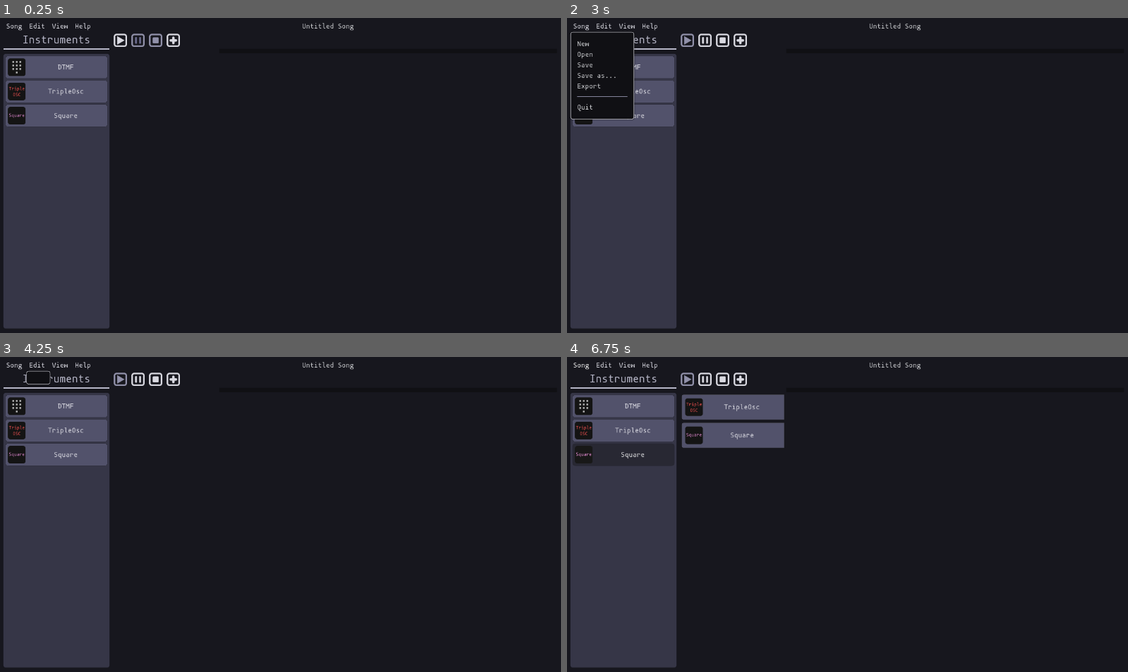
Above: before the commit, frames 1-4 (two rows, left to right).
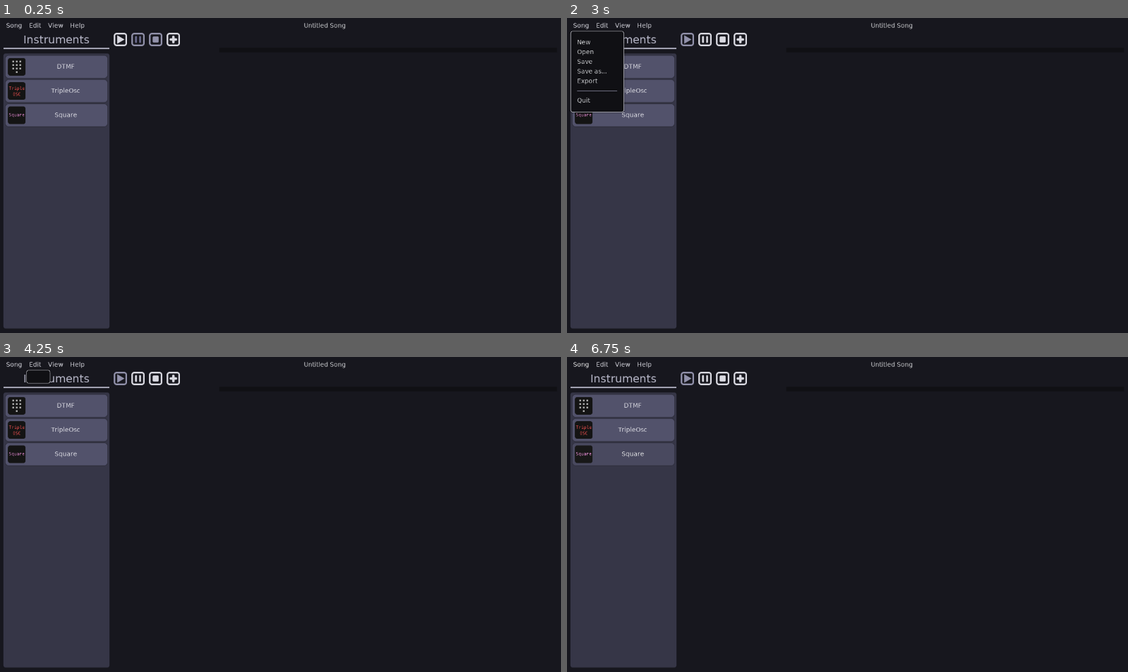
Above: after the commit, the same moments.

Repository: QuadCubedStudios/GoDAW
Game: Godot game, scene res://Main.tscn
Same seed, same stepped clock (60 frames per second), same inputs: the game is played once before the commit and once after it.
Inputs (mouse positions are in pixels of both pictures, inside the frame that each line leads up to):
- Up to frame 1 (0.25 s): no input
- Up to frame 2 (3 s): click (684, 40) at 0.5 s; click (724, 40) at 1.25 s; click (684, 40) at 2 s; click "Song" at 2.75 s
- Up to frame 3 (4.25 s): click "Edit" at 3.5 s
- Up to frame 4 (6.75 s): click "View" at 4.25 s; click "DTMF" at 5 s; click "TripleOsc" at 5.75 s; click "Square" at 6.5 s

The runs differ from the first frame. In frame 1, 1.0% of the frame differs, in the area x 0-64%, y 1-35%; in frame 2, 1.6%; in frame 3, 1.0%; in frame 4, 4.6%.

Commit message:
UI Fixes & Project switching

Diff:
--- a/Editor/Scenes/Dialogues/TrackEditor/TrackEditor.gd
+++ b/Editor/Scenes/Dialogues/TrackEditor/TrackEditor.gd
@@ -2,32 +2,24 @@
 
 signal sequence_song(sequence)
 
-onready var script_editor = $HBoxContainer/TextEdit
 
-const BASE_SONG_SCRIPT = """extends SongScript
-
-func song():
-	track("%s", [
-		# Place your notes here
-	])
-	pass"""
-
-func _popup(name):
-	if script_editor.text == "":
-		script_editor.text = BASE_SONG_SCRIPT % name
-	script_editor.clear_undo_history()
-#	data.name = name
-#	data.id = id
-	popup_centered()
-	script_editor.cursor_set_column(0)
-	script_editor.cursor_set_line(0)
-	script_editor.grab_focus()
-
-func _unpopup():
-	var file =  File.new()
-	file.open("res://song.gd", File.WRITE)
-	file.store_string(script_editor.text)
-	file.close()
-	var song: SongScript = load("res://song.gd").new()
-	song.entry()
-	emit_signal("sequence_song", song.sequence)
+#
+#func _popup(name):
+#	if script_editor.text == "":
+#		script_editor.text = BASE_SONG_SCRIPT % name
+#	script_editor.clear_undo_history()
+##	data.name = name
+##	data.id = id
+#	popup_centered()
+#	script_editor.cursor_set_column(0)
+#	script_editor.cursor_set_line(0)
+#	script_editor.grab_focus()
+#
+#func _unpopup():
+#	var file =  File.new()
+#	file.open("res://song.gd", File.WRITE)
+#	file.store_string(script_editor.text)
+#	file.close()
+#	var song: SongScript = load("res://song.gd").new()
+#	song.entry()
+#	emit_signal("sequence_song", song.sequence)
--- a/Editor/Scenes/Dialogues/TrackEditor/TrackEditor.tscn
+++ b/Editor/Scenes/Dialogues/TrackEditor/TrackEditor.tscn
@@ -1,14 +1,11 @@
-[gd_scene load_steps=4 format=2]
+[gd_scene load_steps=2 format=2]
 
 [ext_resource path="res://Editor/Scenes/Dialogues/TrackEditor/TrackEditor.gd" type="Script" id=1]
-[ext_resource path="res://Themes/Default/GoDAWTheme.tres" type="Theme" id=2]
-[ext_resource path="res://Editor/Scenes/Dialogues/TrackEditor/GDScriptSyntaxHighlight.gd" type="Script" id=3]
 
 [node name="TrackEditor" type="WindowDialog"]
 margin_right = 48.0
 margin_bottom = 40.0
 rect_min_size = Vector2( 876, 480 )
-theme = ExtResource( 2 )
 window_title = "Track Editor"
 script = ExtResource( 1 )
 
@@ -16,17 +13,4 @@
 anchor_right = 1.0
 anchor_bottom = 1.0
 
-[node name="TextEdit" type="TextEdit" parent="HBoxContainer"]
-margin_right = 876.0
-margin_bottom = 480.0
-size_flags_horizontal = 3
-highlight_current_line = true
-syntax_highlighting = true
-show_line_numbers = true
-draw_tabs = true
-caret_blink = true
-
-[node name="GDScriptSyntaxHighlight" type="Node" parent="HBoxContainer/TextEdit"]
-script = ExtResource( 3 )
-
 [connection signal="popup_hide" from="." to="." method="_unpopup"]
--- a/Editor/Scenes/Instruments/InstrumentsPanel.tscn
+++ b/Editor/Scenes/Instruments/InstrumentsPanel.tscn
@@ -13,9 +13,6 @@
 margin_bottom = -3.0
 custom_constants/separation = 10
 script = ExtResource( 2 )
-__meta__ = {
-"_edit_use_anchors_": false
-}
 
 [node name="Title" type="VBoxContainer" parent="."]
 margin_right = 1280.0
--- a/Editor/Scenes/SongEditor/SongEditor.gd
+++ b/Editor/Scenes/SongEditor/SongEditor.gd
@@ -4,10 +4,21 @@
 signal playback_finished()
 signal track_pressed (name)
 
+const BASE_SONG_SCRIPT = """extends SongScript
+
+func song():
+	track("%s", [
+		# Place your notes here
+	])
+	pass"""
+
+var gui: bool = true
 var track_name = preload("./TrackName.tscn")
 
 onready var names = $TracksScroll/HBox/Names
 onready var sequencer = $Sequencer
+onready var song_script_editor = $SongScriptEditor
+onready var track_scroll = $TracksScroll
 
 # styles
 # techno: Make this support different themes
@@ -18,6 +29,7 @@
 # Takes a Button since it conveniently sends an icon and message
 # TODO: Not use button as param
 func add_track(instrument: Button):
+	if !gui: return
 	var name = track_name.instance()
 	name.set_instrument(instrument.icon, instrument.text)
 	names.add_child(name)
@@ -42,3 +54,12 @@
 
 func _on_TrackEditor_sequence_song(sequence):
 	sequencer.sequence(sequence)
+
+
+func project_changed(project: Project):
+	gui = true if project.project_type == Project.PROJECT_TYPE.GUI else false
+	song_script_editor.visible = !gui
+	track_scroll.visible = gui
+	for name in names.get_children():
+		name.queue_free()
+	song_script_editor.text = BASE_SONG_SCRIPT
--- a/Editor/Scenes/SongEditor/SongEditor.tscn
+++ b/Editor/Scenes/SongEditor/SongEditor.tscn
@@ -1,5 +1,6 @@
-[gd_scene load_steps=3 format=2]
+[gd_scene load_steps=4 format=2]
 
+[ext_resource path="res://Editor/Scenes/SongScriptEditor/SongScriptEditor.tscn" type="PackedScene" id=1]
 [ext_resource path="res://Editor/Scenes/SongEditor/SongEditor.gd" type="Script" id=2]
 [ext_resource path="res://util/Sequencer/Sequencer.tscn" type="PackedScene" id=3]
 
@@ -41,7 +42,10 @@
 margin_bottom = 10.0
 rect_min_size = Vector2( 5, 0 )
 
+[node name="Sequencer" parent="." instance=ExtResource( 3 )]
+
 [node name="TracksScroll" type="ScrollContainer" parent="."]
+visible = false
 margin_top = 14.0
 margin_right = 1280.0
 margin_bottom = 720.0
@@ -57,6 +61,9 @@
 [node name="Names" type="VBoxContainer" parent="TracksScroll/HBox"]
 margin_bottom = 706.0
 
-[node name="Sequencer" parent="." instance=ExtResource( 3 )]
+[node name="SongScriptEditor" parent="." instance=ExtResource( 1 )]
+visible = false
+margin_right = 1280.0
+margin_bottom = 720.0
 
 [connection signal="playback_finished" from="Sequencer" to="." method="_on_Sequencer_playback_finished"]
--- a/Editor/Scenes/SongEditor/TrackName.tscn
+++ b/Editor/Scenes/SongEditor/TrackName.tscn
@@ -11,10 +11,8 @@
 enabled_focus_mode = 0
 text = "Placeholder Instrument"
 icon = ExtResource( 1 )
+clip_text = true
 script = ExtResource( 2 )
-__meta__ = {
-"_edit_use_anchors_": false
-}
 
 [node name="Panel" type="PanelContainer" parent="."]
 show_behind_parent = true
--- /dev/null
+++ b/Editor/Scenes/SongScriptEditor/SongScriptEditor.tscn
@@ -0,0 +1,17 @@
+[gd_scene load_steps=2 format=2]
+
+[ext_resource path="res://Editor/Scenes/SongScriptEditor/GDScriptSyntaxHighlight.gd" type="Script" id=1]
+
+[node name="SongScriptEditor" type="TextEdit"]
+margin_right = 876.0
+margin_bottom = 480.0
+size_flags_horizontal = 3
+size_flags_vertical = 3
+syntax_highlighting = true
+show_line_numbers = true
+draw_tabs = true
+bookmark_gutter = true
+caret_blink = true
+
+[node name="GDScriptSyntaxHighlight" type="Node" parent="."]
+script = ExtResource( 1 )
--- a/Panels/PianoRoll/Black.tscn
+++ /dev/null
@@ -1,31 +0,0 @@
-[gd_scene load_steps=5 format=2]
-
-[ext_resource path="res://Panels/PianoRoll/Key.gd" type="Script" id=1]
-
-[sub_resource type="StyleBoxFlat" id=1]
-bg_color = Color( 0.0252, 0.0252, 0.03, 0.917647 )
-corner_radius_top_right = 5
-corner_radius_bottom_right = 5
-
-[sub_resource type="StyleBoxFlat" id=2]
-bg_color = Color( 0.0901961, 0.0901961, 0.109804, 1 )
-corner_radius_top_right = 5
-corner_radius_bottom_right = 5
-
-[sub_resource type="StyleBoxFlat" id=3]
-bg_color = Color( 0.109804, 0.109804, 0.141176, 1 )
-corner_radius_top_right = 5
-corner_radius_bottom_right = 5
-
-[node name="Black" type="Button"]
-margin_right = 50.0
-margin_bottom = 14.0
-focus_mode = 0
-custom_styles/hover = SubResource( 1 )
-custom_styles/pressed = SubResource( 2 )
-custom_styles/normal = SubResource( 3 )
-enabled_focus_mode = 0
-script = ExtResource( 1 )
-__meta__ = {
-"_edit_use_anchors_": false
-}
--- a/Panels/PianoRoll/CameraMan.gd
+++ /dev/null
@@ -1,22 +0,0 @@
-extends KinematicBody2D
-
-var disabled = false
-
-func _ready():
-	set_position(Vector2(0, 672))
-	Global.connect("piano_state_changed", self, "piano_changed")
-
-func piano_changed():	disabled = true
-
-func _input(event):
-	if !disabled:
-		var mouse_pos = get_global_mouse_position()
-		if mouse_pos.y > -90 and mouse_pos.x > 0:
-			if event.is_action("scroll_down"):
-				if position.y <= Global.piano_roll.spawn_point-390:
-					set_position(get_position()+Vector2.DOWN*14)
-					Global.piano_roll.grid.set_scroll(-1)
-			if event.is_action("scroll_up"):
-				if position.y >= 5:
-					set_position(get_position()+Vector2.UP*14)
-					Global.piano_roll.grid.set_scroll(1)
--- a/Panels/PianoRoll/Cell.tscn
+++ /dev/null
@@ -1,24 +0,0 @@
-[gd_scene load_steps=2 format=2]
-
-[sub_resource type="GDScript" id=1]
-script/source = "extends Control
-
-var xy: Vector2
-var posit: Vector2
-
-func init(x, y, pos):
-	xy = Vector2(x, y)
-	posit = pos
-	update()
-
-func _draw():
-	draw_rect(Rect2(posit, xy), Color(\"53536c\"), false, 1, true)
-"
-
-[node name="Cell" type="Control"]
-anchor_right = 1.0
-anchor_bottom = 1.0
-script = SubResource( 1 )
-__meta__ = {
-"_edit_use_anchors_": false
-}
--- a/Panels/PianoRoll/Grid.gd
+++ /dev/null
@@ -1,32 +0,0 @@
-extends Control
-
-var scroll = 0 setget set_scroll
-
-
-func _ready():
-	Global.connect("window_size_changed", self, "fix_cells")
-	fix_cells(OS.window_size)
-
-func fix_cells(_window_size):
-	update()
-
-func set_scroll(val):
-	scroll += val
-	update()
-
-func _draw():
-	for x in range(Global.piano_roll.piano.size.x):
-		draw_line(Vector2(90+x*14, 0), Vector2(90+x*14, Global.piano_roll.piano.size.y),
-		Color("1f1c24"), 1)
-	for y in range(Global.piano_roll.piano.size.y/14):
-		draw_line(Vector2(90, y*14), Vector2(Global.piano_roll.piano.size.x, y*14), Color("1f1c24"), 1)
-	var first = true
-	for x in range(Global.piano_roll.piano.size.x):
-		if first:
-			first = false
-			continue
-		draw_line(Vector2(90+x*14*4, 0), Vector2(90+x*14*4, Global.piano_roll.piano.size.y),
-		Color("1f1c24"), 4)
-	for y in range(Global.piano_roll.piano.size.y/14*13):
-		draw_line(Vector2(90, y*14*12+14*scroll),
-		Vector2(90+OS.window_size.x, y*14*12+14*scroll), Color("1f1c24"), 4)
--- a/Panels/PianoRoll/Key.gd
+++ /dev/null
@@ -1,15 +0,0 @@
-extends Button
-
-var key_no: int
-var player: AudioStreamPlayer
-
-func _ready():
-	var _n = connect("button_up", self, "stop")
-	_n = connect("button_down", self, "start")
-
-func stop():
-	player.queue_free()
-
-func start():
-	print(key_no)
-	player = Global.players.play(Global.selected_instrument, key_no)
--- a/Panels/PianoRoll/PianoRollPanel.gd
+++ /dev/null
@@ -1,49 +0,0 @@
-extends Panel
-
-const OCTAVE = "WBWBWBWWBWBW"
-
-var white_key = preload("res://Panels/PianoRoll/White.tscn")
-var black_key = preload("res://Panels/PianoRoll/Black.tscn")
-var spawn_point = 0
-var key_no = 95
-
-onready var hbox = $VBox/HBox
-onready var piano_container = $VBox/HBox/PianoContainer
-onready var piano = piano_container.get_node("PianoViewport")
-onready var white_keys = piano.get_node("white_keys")
-onready var black_keys = piano.get_node("black_keys")
-onready var grid = piano.get_node("Grid/Grid")
-onready var players = $Players
-
-enum KEY {WHITE, BLACK}
-
-func _ready():
-	var _n = Global.connect("window_size_changed", self, "fix_window")
-	fix_window(OS.window_size)
-	for _i in range(8):
-		add_octave()
-
-func fix_window(window_size):
-	piano.size.y = hbox.rect_size.y-10
-	piano_container.rect_size.y = hbox.rect_size.y-10
-	piano.size.x = window_size.x - 300
-	piano_container.rect_size.y = window_size.x - 300
-
-func add_key(key, prev_key):
-	var new_key = white_key.instance() if key == "W" else black_key.instance()
-	(white_keys if key == "W" else black_keys).add_child(new_key)
-	if black_keys.get_child_count() == 0 && white_keys.get_child_count() == 1:
-		spawn_point= 0
-	elif prev_key == "B":
-		spawn_point += 7
-	elif key == "B":
-		spawn_point += 17
-	elif key == "W":
-		spawn_point += 24
-	new_key.rect_position.y = spawn_point
-	new_key.key_no = key_no+4
-	key_no -= 1
-
-func add_octave():
-	for i in range(len(OCTAVE)):
-		add_key(OCTAVE[i], OCTAVE[i-1])
--- a/Panels/PianoRoll/PianoRollPanel.tscn
+++ /dev/null
@@ -1,136 +0,0 @@
-[gd_scene load_steps=6 format=2]
-
-[ext_resource path="res://Panels/PianoRoll/PianoRollPanel.gd" type="Script" id=1]
-[ext_resource path="res://Panels/PianoRoll/CameraMan.gd" type="Script" id=2]
-[ext_resource path="res://Panels/PianoRoll/Grid.gd" type="Script" id=3]
-[ext_resource path="res://util/Player.tscn" type="PackedScene" id=4]
-
-[sub_resource type="StyleBoxFlat" id=1]
-bg_color = Color( 0.215686, 0.215686, 0.282353, 1 )
-corner_radius_top_left = 10
-corner_radius_top_right = 10
-corner_radius_bottom_right = 10
-corner_radius_bottom_left = 10
-
-[node name="PianoRollPanel" type="Panel"]
-anchor_top = 1.0
-anchor_right = 1.0
-anchor_bottom = 1.0
-margin_left = 260.0
-margin_top = -320.0
-margin_right = -10.0
-margin_bottom = -10.0
-custom_styles/panel = SubResource( 1 )
-script = ExtResource( 1 )
-__meta__ = {
-"_edit_use_anchors_": false
-}
-
-[node name="VBox" type="VBoxContainer" parent="."]
-anchor_right = 1.0
-anchor_bottom = 1.0
-__meta__ = {
-"_edit_use_anchors_": false
-}
-
-[node name="Label" type="Label" parent="VBox"]
-margin_right = 1010.0
-margin_bottom = 14.0
-text = "Piano Roll"
-align = 1
-
-[node name="HBox" type="HBoxContainer" parent="VBox"]
-margin_top = 18.0
-margin_right = 1010.0
-margin_bottom = 310.0
-size_flags_horizontal = 3
-size_flags_vertical = 3
-__meta__ = {
-"_edit_use_anchors_": false
-}
-
-[node name="Space" type="Control" parent="VBox/HBox"]
-margin_right = 10.0
-margin_bottom = 292.0
-rect_min_size = Vector2( 10, 0 )
-
-[node name="PianoContainer" type="ViewportContainer" parent="VBox/HBox"]
-margin_left = 14.0
-margin_right = 104.0
-margin_bottom = 292.0
-
-[node name="PianoViewport" type="Viewport" parent="VBox/HBox/PianoContainer"]
-size = Vector2( 90, 289 )
-handle_input_locally = false
-render_target_update_mode = 3
-
-[node name="Background" type="CanvasLayer" parent="VBox/HBox/PianoContainer/PianoViewport"]
-layer = -1
-
-[node name="ColorRect" type="ColorRect" parent="VBox/HBox/PianoContainer/PianoViewport/Background"]
-margin_right = 10000.0
-margin_bottom = 1000.0
-color = Color( 0.32549, 0.32549, 0.423529, 1 )
-
-[node name="Disabled" type="CanvasLayer" parent="VBox/HBox/PianoContainer/PianoViewport"]
-layer = 2
-
-[node name="ColorRect" type="ColorRect" parent="VBox/HBox/PianoContainer/PianoViewport/Disabled"]
-margin_right = 10000.0
-margin_bottom = 1000.0
-color = Color( 0, 0, 0, 0.392157 )
-
-[node name="white_keys" type="Control" parent="VBox/HBox/PianoContainer/PianoViewport"]
-margin_right = 40.0
-margin_bottom = 40.0
-
-[node name="black_keys" type="Control" parent="VBox/HBox/PianoContainer/PianoViewport"]
-margin_right = 40.0
-margin_bottom = 40.0
-
-[node name="CameraMan" type="KinematicBody2D" parent="VBox/HBox/PianoContainer/PianoViewport"]
-script = ExtResource( 2 )
-
-[node name="Camera" type="Camera2D" parent="VBox/HBox/PianoContainer/PianoViewport/CameraMan"]
-anchor_mode = 0
-current = true
-
-[node name="Grid" type="CanvasLayer" parent="VBox/HBox/PianoContainer/PianoViewport"]
-layer = -1
-
-[node name="Grid" type="Control" parent="VBox/HBox/PianoContainer/PianoViewport/Grid"]
-margin_right = 40.0
-margin_bottom = 40.0
-script = ExtResource( 3 )
-
-[node name="Space2" type="Control" parent="VBox/HBox"]
-margin_left = 108.0
-margin_right = 118.0
-margin_bottom = 292.0
-rect_min_size = Vector2( 10, 0 )
-
-[node name="Players" type="Node" parent="."]
-
-[node name="1" parent="Players" instance=ExtResource( 4 )]
-
-[node name="2" parent="Players" instance=ExtResource( 4 )]
-
-[node name="3" parent="Players" instance=ExtResource( 4 )]
-
-[node name="4" parent="Players" instance=ExtResource( 4 )]
-
-[node name="5" parent="Players" instance=ExtResource( 4 )]
-
-[node name="6" parent="Players" instance=ExtResource( 4 )]
-
-[node name="7" parent="Players" instance=ExtResource( 4 )]
-
-[node name="8" parent="Players" instance=ExtResource( 4 )]
-
-[node name="9" parent="Players" instance=ExtResource( 4 )]
-
-[node name="10" parent="Players" instance=ExtResource( 4 )]
-
-[node name="11" parent="Players" instance=ExtResource( 4 )]
-
-[node name="12" parent="Players" instance=ExtResource( 4 )]
--- a/Panels/PianoRoll/White.tscn
+++ /dev/null
@@ -1,46 +0,0 @@
-[gd_scene load_steps=5 format=2]
-
-[ext_resource path="res://Panels/PianoRoll/Key.gd" type="Script" id=1]
-
-[sub_resource type="StyleBoxFlat" id=1]
-bg_color = Color( 0.7392, 0.7392, 0.77, 1 )
-border_width_left = 1
-border_width_top = 1
-border_width_right = 1
-border_width_bottom = 1
-border_color = Color( 0.109804, 0.109804, 0.141176, 1 )
-corner_radius_top_right = 5
-corner_radius_bottom_right = 5
-
-[sub_resource type="StyleBoxFlat" id=2]
-bg_color = Color( 0.670588, 0.670588, 0.701961, 1 )
-border_width_left = 1
-border_width_top = 1
-border_width_right = 1
-border_width_bottom = 1
-border_color = Color( 0.109804, 0.109804, 0.141176, 1 )
-corner_radius_top_right = 5
-corner_radius_bottom_right = 5
-
-[sub_resource type="StyleBoxFlat" id=3]
-bg_color = Color( 0.858824, 0.858824, 0.890196, 1 )
-border_width_left = 1
-border_width_top = 1
-border_width_right = 1
-border_width_bottom = 1
-border_color = Color( 0.109804, 0.109804, 0.141176, 1 )
-corner_radius_top_right = 5
-corner_radius_bottom_right = 5
-
-[node name="White" type="Button"]
-margin_right = 90.0
-margin_bottom = 24.0
-focus_mode = 0
-custom_styles/hover = SubResource( 1 )
-custom_styles/pressed = SubResource( 2 )
-custom_styles/normal = SubResource( 3 )
-enabled_focus_mode = 0
-script = ExtResource( 1 )
-__meta__ = {
-"_edit_use_anchors_": false
-}
--- /dev/null
+++ b/Themes/Default/Font/DejaVuSans/Font.tres
@@ -0,0 +1,8 @@
+[gd_resource type="DynamicFont" load_steps=2 format=2]
+
+[ext_resource path="res://Themes/Default/Font/DejaVuSans/DejaVuSans.ttf" type="DynamicFontData" id=1]
+
+[resource]
+size = 14
+use_filter = true
+font_data = ExtResource( 1 )
--- a/Themes/Default/GoDAWTheme.tres
+++ b/Themes/Default/GoDAWTheme.tres
@@ -3,6 +3,7 @@
 [ext_resource path="res://Themes/Default/Font/Mononoki/Font.tres" type="DynamicFont" id=1]
 [ext_resource path="res://Themes/Default/ButtonIcons/close.png" type="Texture" id=2]
 [ext_resource path="res://Themes/Default/ButtonIcons/grabber.png" type="Texture" id=3]
+[ext_resource path="res://Themes/Default/Font/DejaVuSans/Font.tres" type="DynamicFont" id=4]
 
 [sub_resource type="StyleBoxFlat" id=1]
 content_margin_left = 6.0
@@ -70,13 +71,8 @@
 corner_radius_bottom_right = 5
 corner_radius_bottom_left = 5
 
-[sub_resource type="StyleBoxFlat" id=6]
+[sub_resource type="StyleBoxFlat" id=26]
 bg_color = Color( 0.32549, 0.32549, 0.423529, 1 )
-border_width_left = 3
-border_width_top = 2
-border_width_right = 1
-border_width_bottom = 2
-border_color = Color( 0.8, 0.8, 0.8, 0 )
 corner_radius_top_left = 5
 corner_radius_bottom_left = 5
 
@@ -169,13 +165,22 @@
 
 [sub_resource type="StyleBoxFlat" id=23]
 bg_color = Color( 0.054902, 0.054902, 0.0705882, 1 )
-
-[sub_resource type="StyleBoxFlat" id=15]
+border_width_left = 2
+border_width_top = 2
+border_width_right = 2
+border_width_bottom = 2
+border_color = Color( 0.568627, 0.568627, 0.666667, 1 )
+corner_radius_top_left = 3
+corner_radius_top_right = 3
+corner_radius_bottom_right = 3
+corner_radius_bottom_left = 3
+
+[sub_resource type="StyleBoxFlat" id=25]
 content_margin_left = 10.0
 content_margin_right = 10.0
 content_margin_top = 10.0
 content_margin_bottom = 10.0
-bg_color = Color( 0.160784, 0.160784, 0.203922, 1 )
+bg_color = Color( 0.308, 0.308, 0.4, 0.780392 )
 border_width_left = 5
 border_width_top = 5
 border_width_right = 5
@@ -185,8 +190,10 @@
 corner_radius_top_right = 10
 corner_radius_bottom_right = 10
 corner_radius_bottom_left = 10
-
-[sub_resource type="StyleBoxFlat" id=16]
+corner_detail = 10
+anti_aliasing_size = 2.0
+
+[sub_resource type="StyleBoxFlat" id=24]
 content_margin_left = 10.0
 content_margin_right = 10.0
 content_margin_top = 10.0
@@ -201,22 +208,8 @@
 corner_radius_top_right = 10
 corner_radius_bottom_right = 10
 corner_radius_bottom_left = 10
-
-[sub_resource type="StyleBoxFlat" id=17]
-content_margin_left = 10.0
-content_margin_right = 10.0
-content_margin_top = 10.0
-content_margin_bottom = 10.0
-bg_color = Color( 0.160784, 0.160784, 0.203922, 1 )
-border_width_left = 5
-border_width_top = 5
-border_width_right = 5
-border_width_bottom = 5
-border_color = Color( 0, 0, 0, 0 )
-corner_radius_top_left = 10
-corner_radius_top_right = 10
-corner_radius_bottom_right = 10
-corner_radius_bottom_left = 10
+corner_detail = 10
+anti_aliasing_size = 2.0
 
 [sub_resource type="StyleBoxFlat" id=18]
 content_margin_left = 4.0
@@ -265,7 +258,7 @@
 shadow_size = 4
 
 [resource]
-default_font = ExtResource( 1 )
+default_font = ExtResource( 4 )
 BoxContainer/constants/separation = 4
 Button/colors/font_color = Color( 0.85098, 0.85098, 0.882353, 1 )
 Button/colors/font_color_disabled = Color( 1, 1, 1, 0.301961 )
@@ -496,7 +489,7 @@
 OptionButton/styles/normal = SubResource( 1 )
 OptionButton/styles/pressed = SubResource( 4 )
 Panel/styles/panel = SubResource( 5 )
-PanelContainer/styles/panel = SubResource( 6 )
+PanelContainer/styles/panel = SubResource( 26 )
 PopupDialog/styles/panel = SubResource( 7 )
 PopupMenu/colors/font_color = Color( 0.795098, 0.800981, 0.812745, 1 )
 PopupMenu/colors/font_color_accel = Color( 1, 1, 1, 0.301961 )
@@ -588,7 +581,7 @@
 Tabs/styles/tab_bg = SubResource( 12 )
 Tabs/styles/tab_disabled = SubResource( 13 )
 Tabs/styles/tab_fg = SubResource( 14 )
-TextEdit/colors/background_color = Color( 0.054902, 0.054902, 0.0705882, 1 )
+TextEdit/colors/background_color = Color( 0.0666667, 0.0666667, 0.0823529, 0 )
 TextEdit/colors/bookmark_color = Color( 0, 0, 0, 1 )
 TextEdit/colors/brace_mismatch_color = Color( 0, 0, 0, 1 )
 TextEdit/colors/breakpoint_color = Color( 0, 0, 0, 1 )
@@ -600,7 +593,7 @@
 TextEdit/colors/completion_font_color = Color( 0.85098, 0.85098, 0.882353, 1 )
 TextEdit/colors/completion_scroll_color = Color( 1, 1, 1, 0.0705882 )
 TextEdit/colors/completion_selected_color = Color( 1, 1, 1, 0.0705882 )
-TextEdit/colors/current_line_color = Color( 0.215686, 0.215686, 0.282353, 0.109804 )
+TextEdit/colors/current_line_color = Color( 0.0666667, 0.0666667, 0.0823529, 0 )
 TextEdit/colors/executing_line_color = Color( 0, 0, 0, 1 )
 TextEdit/colors/font_color = Color( 0.796078, 0.8, 0.811765, 1 )
 TextEdit/colors/font_color_readonly = Color( 0, 0, 0, 1 )
@@ -618,7 +611,7 @@
 TextEdit/constants/completion_max_width = 50
 TextEdit/constants/completion_scroll_width = 3
 TextEdit/constants/line_spacing = 4
-TextEdit/fonts/font = null
+TextEdit/fonts/font = ExtResource( 1 )
 TextEdit/icons/fold = null
 TextEdit/icons/folded = null
 TextEdit/icons/space = null
@@ -635,9 +628,9 @@
 ToolButton/fonts/font = null
 ToolButton/styles/disabled = null
 ToolButton/styles/focus = null
-ToolButton/styles/hover = SubResource( 15 )
-ToolButton/styles/normal = SubResource( 16 )
-ToolButton/styles/pressed = SubResource( 17 )
+ToolButton/styles/hover = SubResource( 25 )
+ToolButton/styles/normal = SubResource( 24 )
+ToolButton/styles/pressed = SubResource( 25 )
 TooltipLabel/colors/font_color = Color( 0.204902, 0.199019, 0.187255, 1 )
 TooltipLabel/colors/font_color_shadow = Color( 0, 0, 0, 0.1 )
 TooltipLabel/constants/shadow_offset_x = 1
Not shown: 1 places in Editor/Scenes/Instruments/InstrumentsPanel.tscn that only renumber resources
Renamed: Editor/Scenes/Dialogues/TrackEditor/GDScriptSyntaxHighlight.gd -> Editor/Scenes/SongScriptEditor/GDScriptSyntaxHighlight.gd
Binary file added: Themes/Default/Font/DejaVuSans/DejaVuSans.ttf
